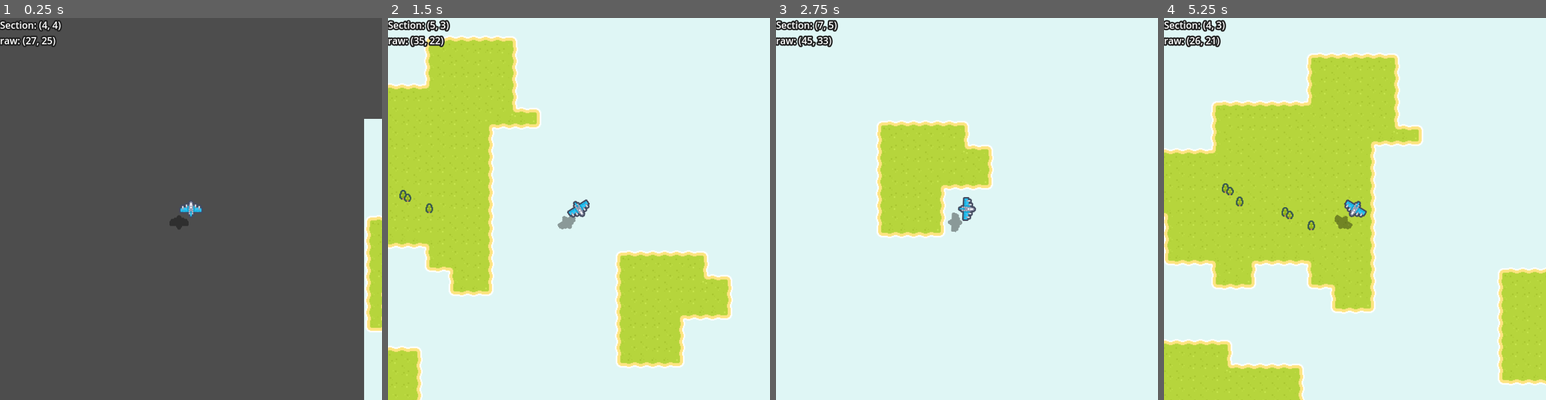
Above: before the commit, frames 1-4 (left to right).
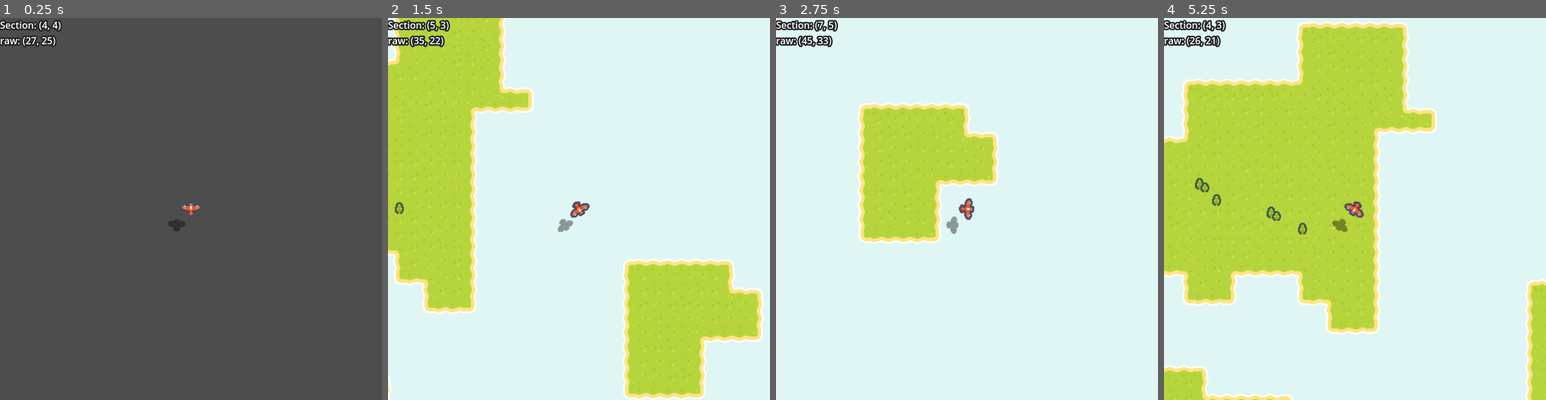
Above: after the commit, the same moments.

Repository: Sammy-T/Aero-Fight
Game: Godot game, scene res://scenes/level.tscn
The game is run twice, just before and just after one commit, with the same random seed, the same clock (stepped at 60 frames per second) and the same inputs.
Inputs:
- Up to frame 1 (0.25 s): no input
- Up to frame 2 (1.5 s): hold Right (ui_right) 0.53-1.28 s; hold Down (ui_down) from 1.28 s (still down)
- Up to frame 3 (2.75 s): release Down (ui_down) at 2.03 s; hold Right (ui_right) from 2.03 s (still down)
- Up to frame 4 (5.25 s): release Right (ui_right) at 2.78 s; hold Up (ui_up) 2.78-3.53 s; hold Left (ui_left) 3.53-5.03 s; hold Down (ui_down) from 5.03 s (still down)

The runs differ from the first frame. In frame 1, 3.6% of the frame differs, in the area x 44-100%, y 26-100%; in frame 2, 17%; in frame 3, 5.3%; in frame 4, 21%, in the area x 0-100%, y 0-100%.

Commit message:
Change player sprite

Diff:
--- a/scenes/player.tscn
+++ b/scenes/player.tscn
@@ -1,7 +1,7 @@
 [gd_scene load_steps=9 format=3 uid="uid://cxaevyowm52pm"]
 
 [ext_resource type="Script" path="res://scripts/player.gd" id="1_53uw7"]
-[ext_resource type="Texture2D" uid="uid://bxoo8hq5bbyvq" path="res://assets/kenney_pixel-shmup/Ships/ship_0000.png" id="2_ecdra"]
+[ext_resource type="Texture2D" uid="uid://dk0is1og1bykj" path="res://assets/kenney_pixel-shmup/Ships/ship_0009.png" id="2_jcm6v"]
 
 [sub_resource type="Gradient" id="Gradient_ck2sm"]
 colors = PackedColorArray(1, 1, 1, 0.411765, 1, 1, 1, 0)
@@ -44,7 +44,7 @@
 self_modulate = Color(0, 0, 0, 0.380392)
 position = Vector2(-16, 18)
 scale = Vector2(0.8, 0.8)
-texture = ExtResource("2_ecdra")
+texture = ExtResource("2_jcm6v")
 
 [node name="AirStream" type="GPUParticles2D" parent="."]
 position = Vector2(-13, 3)
@@ -65,10 +65,11 @@
 trail_section_subdivisions = 2
 
 [node name="Sprite" type="Sprite2D" parent="."]
-texture = ExtResource("2_ecdra")
+texture = ExtResource("2_jcm6v")
 
 [node name="CollisionShape2D" type="CollisionShape2D" parent="."]
+visible = false
 shape = SubResource("CircleShape2D_dtlpc")
 
 [node name="Camera2D" type="Camera2D" parent="."]
-zoom = Vector2(1.25, 1.25)
+zoom = Vector2(1.5, 1.5)
Not shown: 1 places in scenes/level.tscn that only renumber resources
